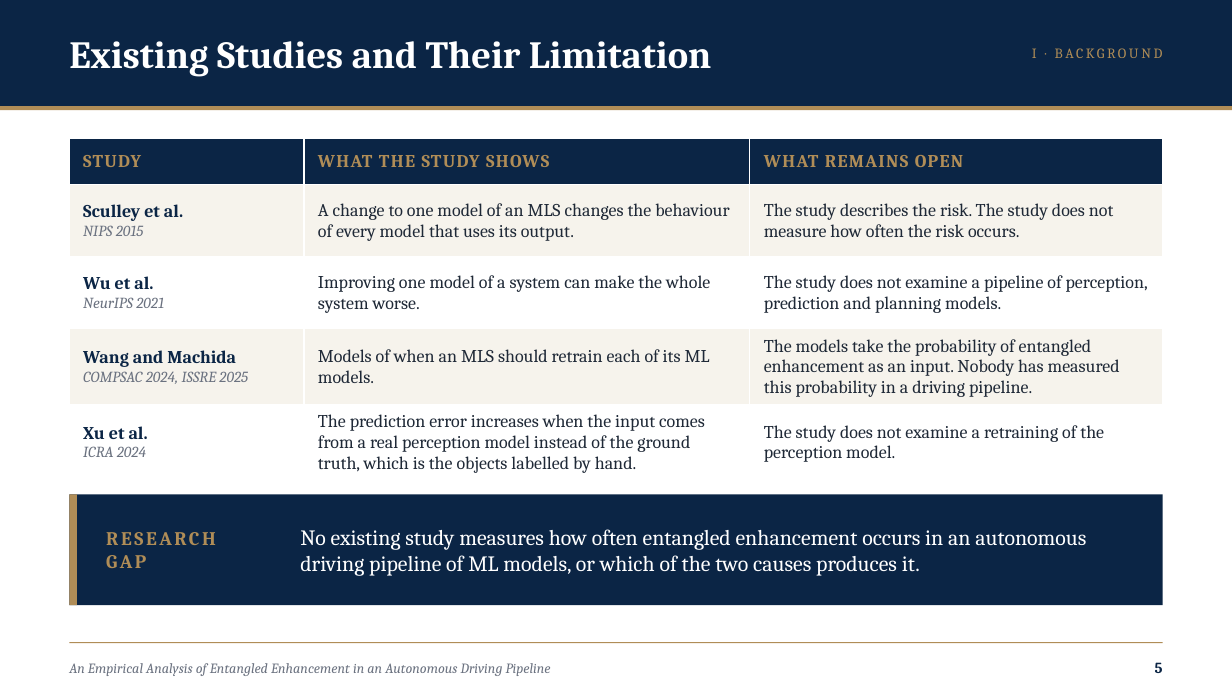
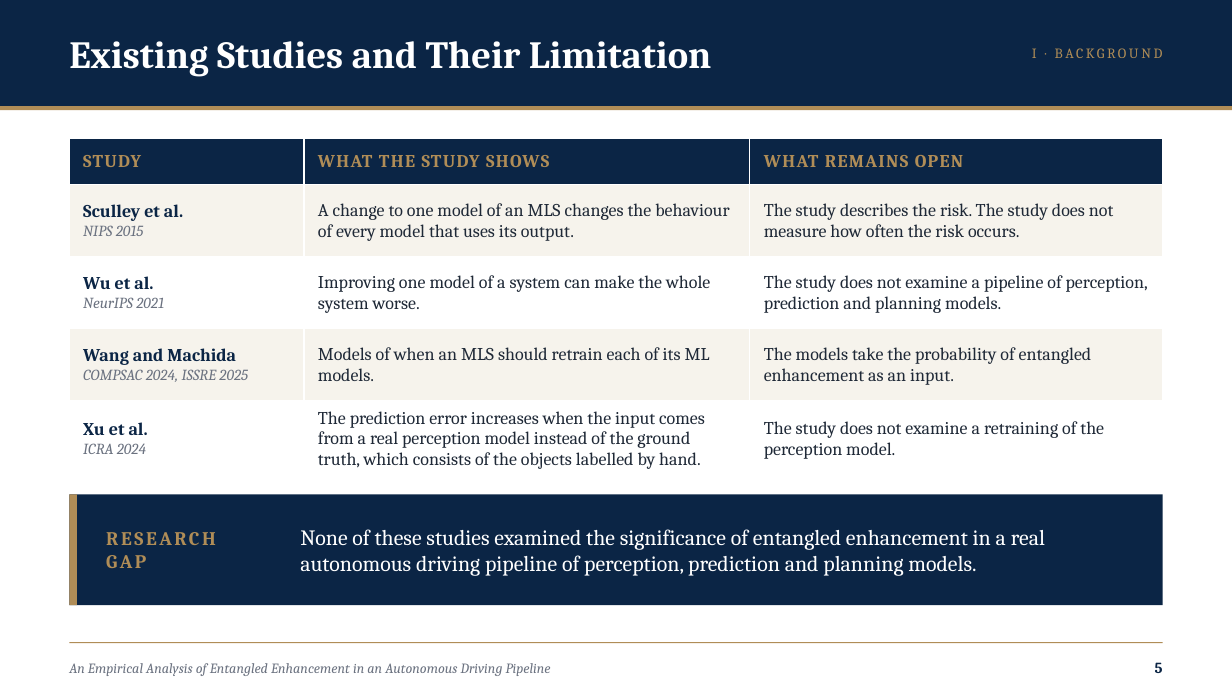
Before and after one commit to RashedIfty/LabSD, a slide deck: slide 5 of Presentations/CS presentation/CS_presentation_IFTY.pptx. Drawn at 1232x693 pixels with LibreOffice and Linux fonts; fonts in the diff are those of the drawing. Boxes give left, top, right and bottom in pixels: in the first picture for what was removed or moved away, otherwise in the second. Text is boxed around its words. In the diff, an @@ line names an element or a change of style, - is before the commit and + after.

```diff
--- a/Presentations/CS presentation/CS_presentation_IFTY.pptx
+++ b/Presentations/CS presentation/CS_presentation_IFTY.pptx
@@ table at (x1=69, y1=139, x2=1164, y2=481) @@
-row 4, column 3: The models take the probability of entangled enhancement as an input. Nobody has measured this probability in a driving pipeline.
+row 4, column 3: The models take the probability of entangled enhancement as an input.
-row 5, column 2: The prediction error increases when the input comes from a real perception model instead of the ground truth, which is the objects labelled by hand.
+row 5, column 2: The prediction error increases when the input comes from a real perception model instead of the ground truth, which consists of the objects labelled by hand.
@@ text at (x1=300, y1=529, x2=1045, y2=576): text changed @@
-No existing study measures how often entangled enhancement occurs in an autonomous driving pipeline of ML models, or which of the two causes produces it.
+None of these studies examined the significance of entangled enhancement in a real autonomous driving pipeline of perception, prediction and planning models.
```
Also in this commit, not shown: 17 other slides changed, 1 slide added, 2 slides removed, 14 other files.
